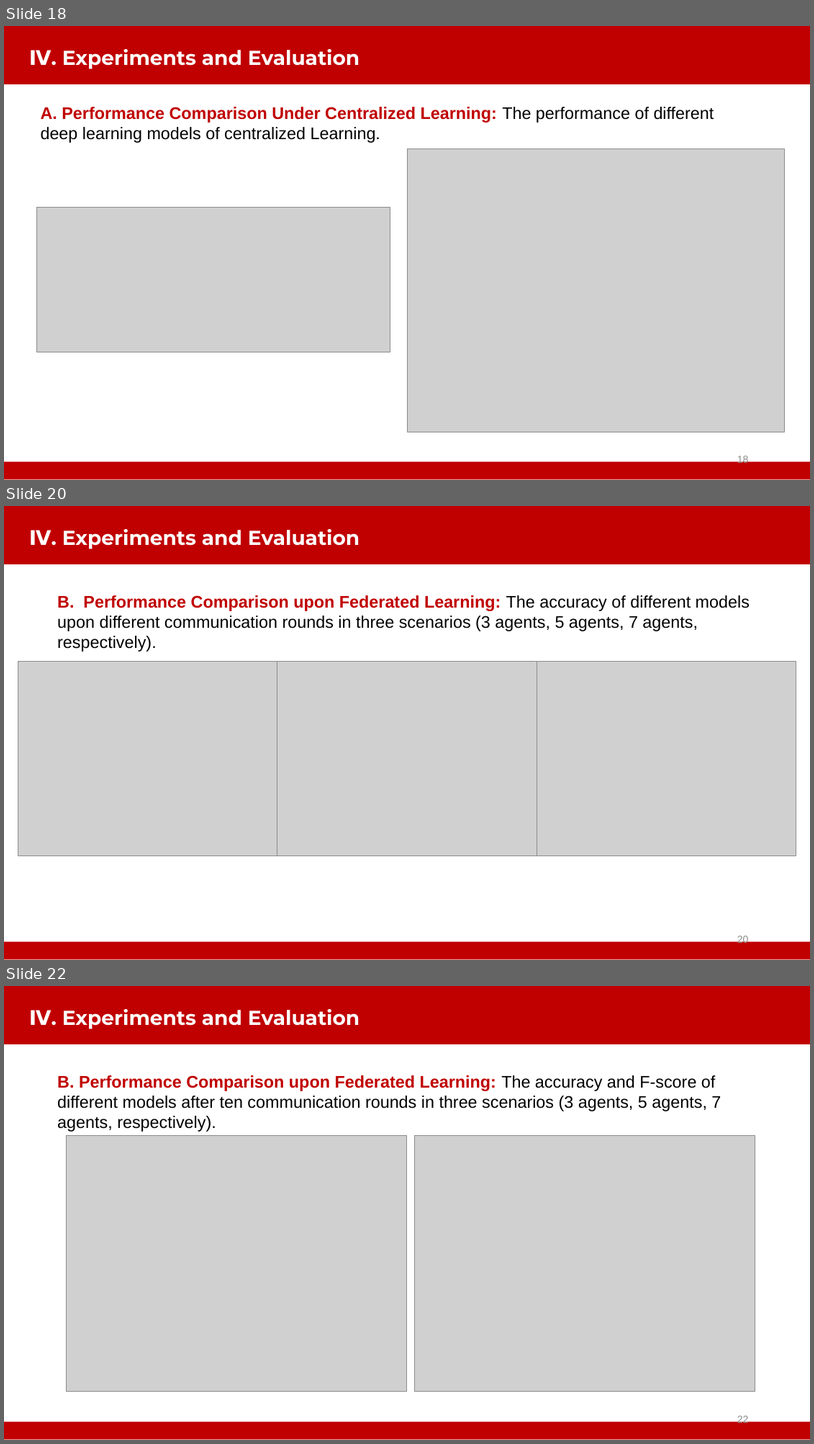
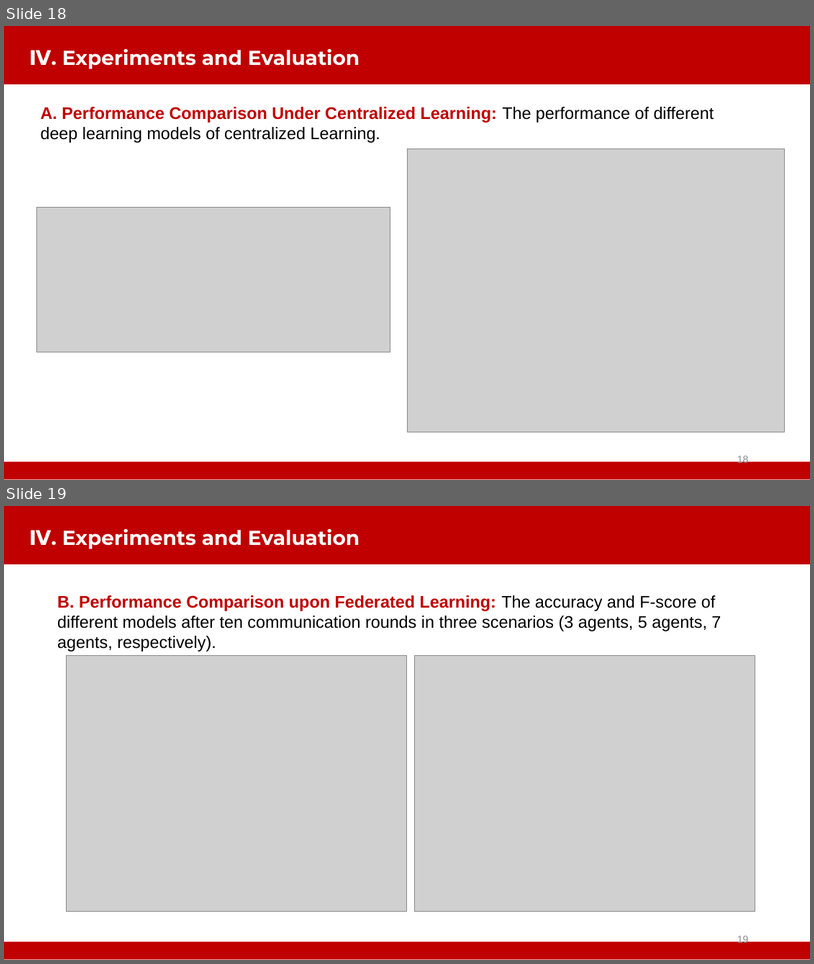
Before and after one commit to WhileBug/FLPhish, a slide deck: PPT/SecFL-Beibei Li.pptx. Shown one above the other, each under a label of ours: slides 18, 20 and 22 before the commit, slides 18 and 19 after it; the slides between them are not shown. The pictures are 814x1444 and 814x964 pixels, drawn with LibreOffice and Linux fonts; fonts in the diff are those of the drawing; grey boxes stand for pictures; background and template pictures are left out. Boxes give left, top, right and bottom in pixels: in the first picture for what was removed or moved away, otherwise in the second. Text is boxed around its words. In the diff, an @@ line names an element or a change of style, - is before the commit and + after.

```diff
--- a/PPT/SecFL-Beibei Li.pptx
+++ b/PPT/SecFL-Beibei Li.pptx
@@ slide 20 removed at <box>4,506,810,960</box>, background #FFFFFF; not listed: 2 template elements that a slide beside it also shows @@
@@ title removed at <box>29,529,360,549</box> @@
-Ⅳ. Experiments and Evaluation
@@ text removed at <box>57,595,750,651</box> @@
-B. Performance Comparison upon Federated Learning: The accuracy of different models upon different communication rounds in three scenarios (3 agents, 5 agents, 7 agents, respectively).
@@ picture removed at <box>18,661,278,856</box> @@
@@ picture removed at <box>278,661,537,856</box> @@
@@ picture removed at <box>537,661,797,856</box> @@
@@ page number removed at <box>738,934,749,945</box> @@
-20
@@ what was slide 22 is now slide 19 @@
@@ page number at <box>738,934,749,945</box>: text changed @@
-22
+19
```
Also in this commit, not shown: 5 slides changed, 2 other slides removed.
